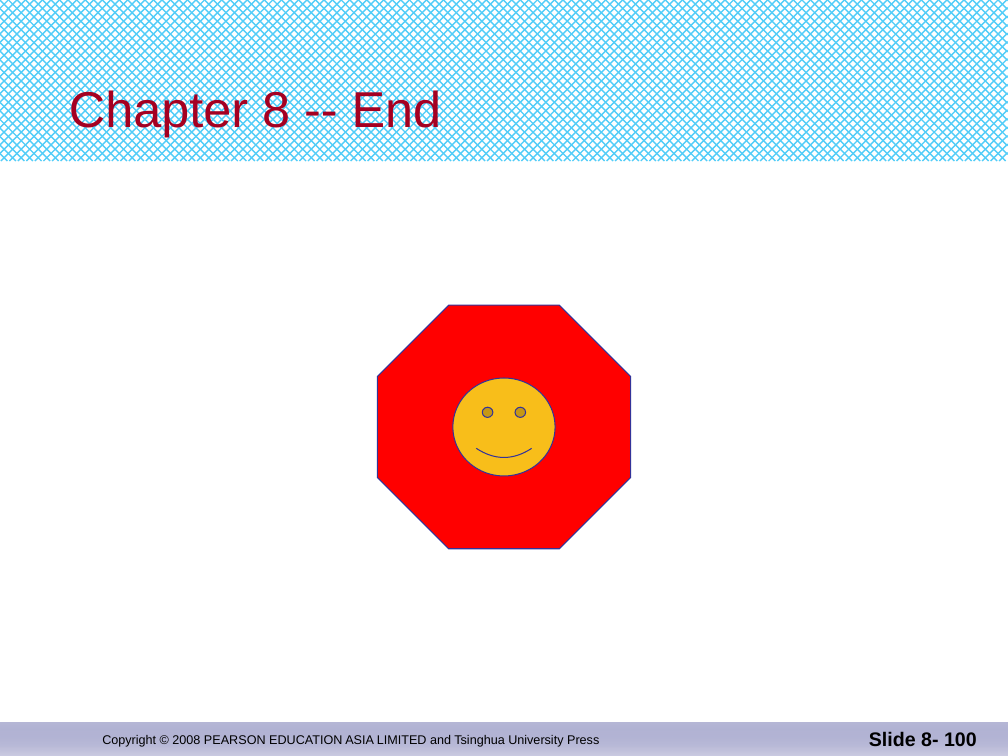
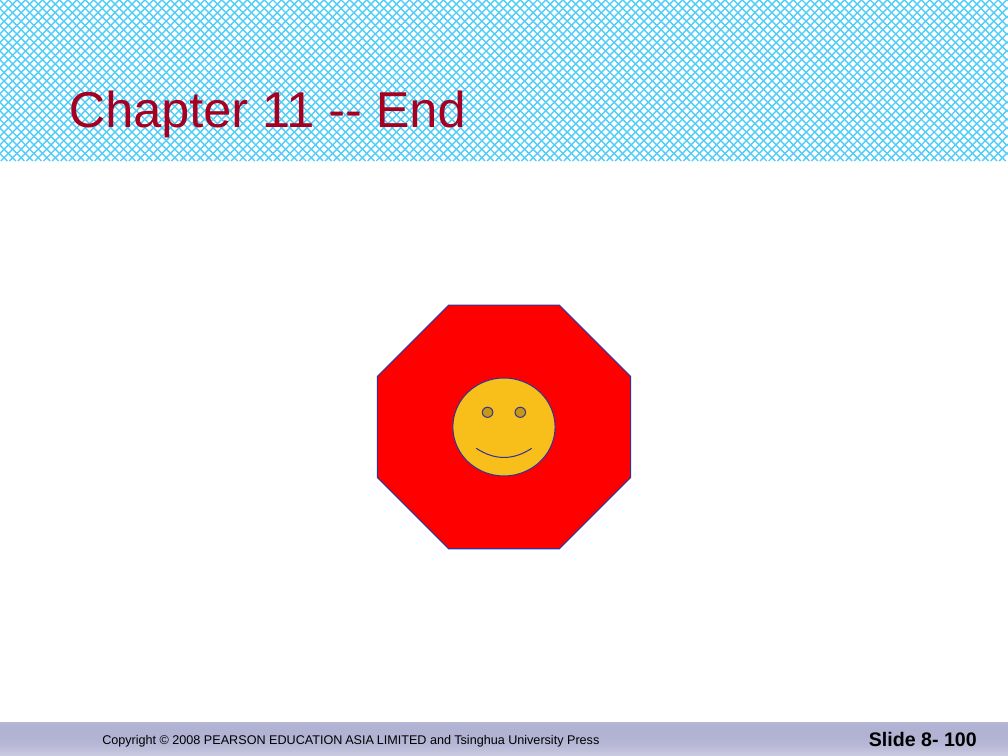
Before and after one commit to djuanbei/CPLUSPLUS, a slide deck: slide 100 of ppt/Chapter 11.pptx. Drawn at 1008x756 pixels with LibreOffice and Linux fonts; fonts in the diff are those of the drawing. Boxes give left, top, right and bottom in pixels: in the first picture for what was removed or moved away, otherwise in the second. Text is boxed around its words. In the diff, an @@ line names an element or a change of style, - is before the commit and + after.

```diff
--- a/ppt/Chapter 11.pptx
+++ b/ppt/Chapter 11.pptx
@@ title at bbox=[69, 87, 466, 137]: text changed @@
-Chapter 8 -- End
+Chapter 11 -- End
```
Also in this commit, not shown: 13 other slides changed, 1 other file.
